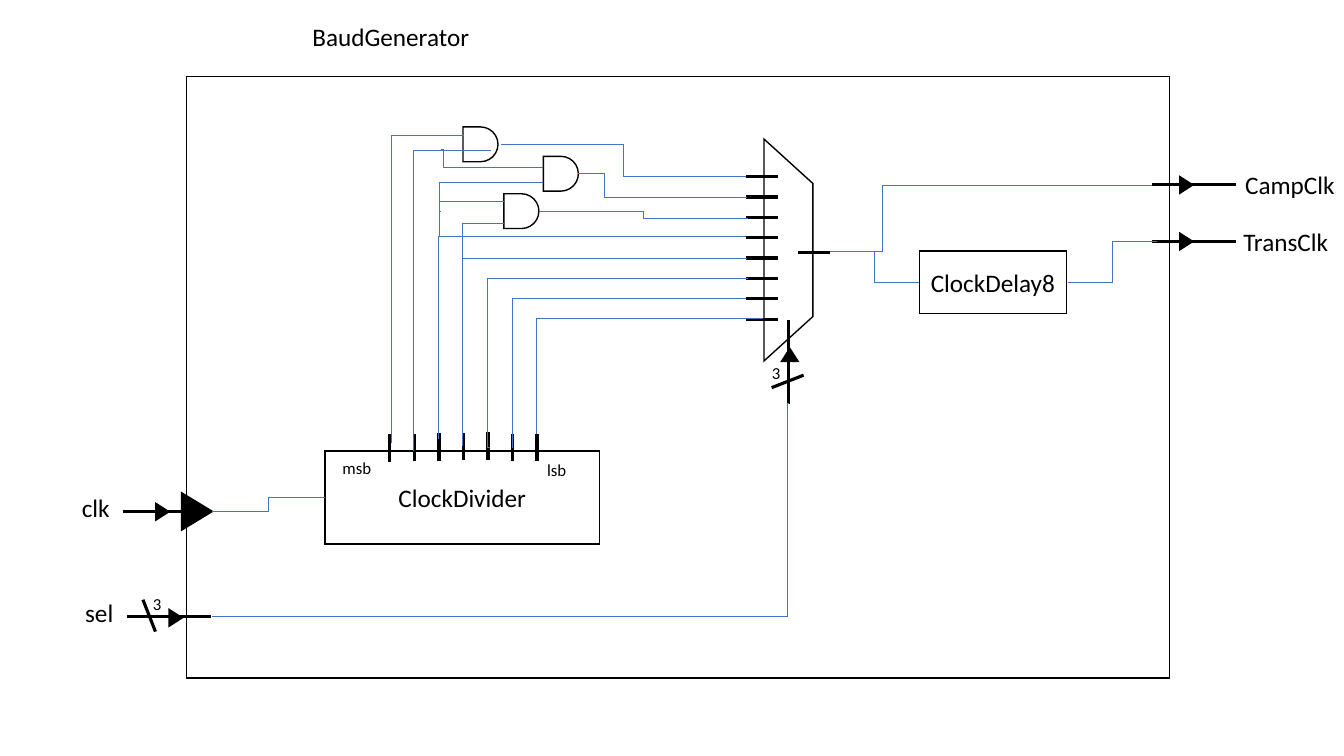
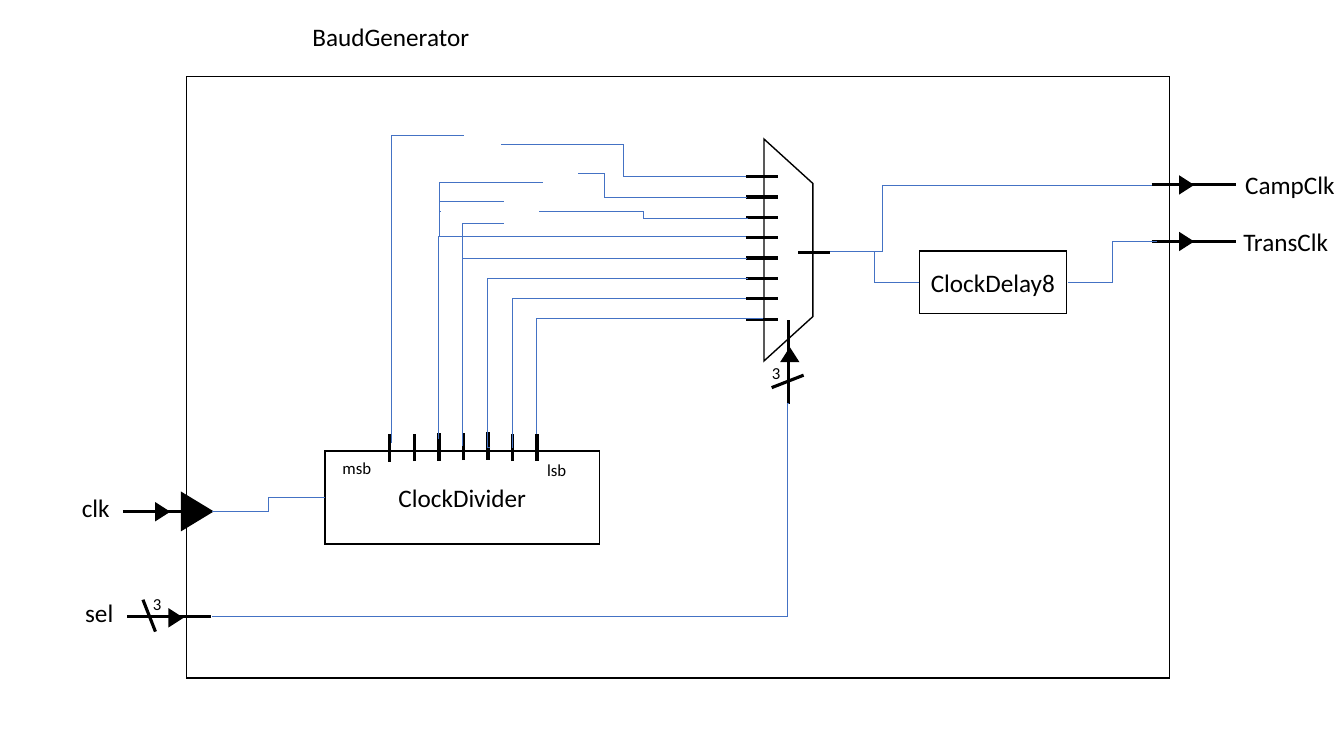
Before and after one commit to FlavioRenzi/UART_Project, a slide deck: slide 8 of UART model.pptx. Drawn at 1344x756 pixels with LibreOffice and Linux fonts; fonts in the diff are those of the drawing. Boxes give left, top, right and bottom in pixels: in the first picture for what was removed or moved away, otherwise in the second. Text is boxed around its words. In the diff, an @@ line names an element or a change of style, - is before the commit and + after.

```diff
--- a/UART model.pptx
+++ b/UART model.pptx
@@ elbow line removed from (441, 149) to (543, 167) @@
@@ flow chart delay removed at <box>463,127,498,162</box> @@
@@ elbow line removed from (413, 452) to (490, 150) @@
@@ flow chart delay removed at <box>543,156,579,192</box> @@
@@ flow chart delay removed at <box>504,194,539,229</box> @@
```
Also in this commit, not shown: 3 other slides changed, 1 slide added, 1 slide removed, 6 other files.
